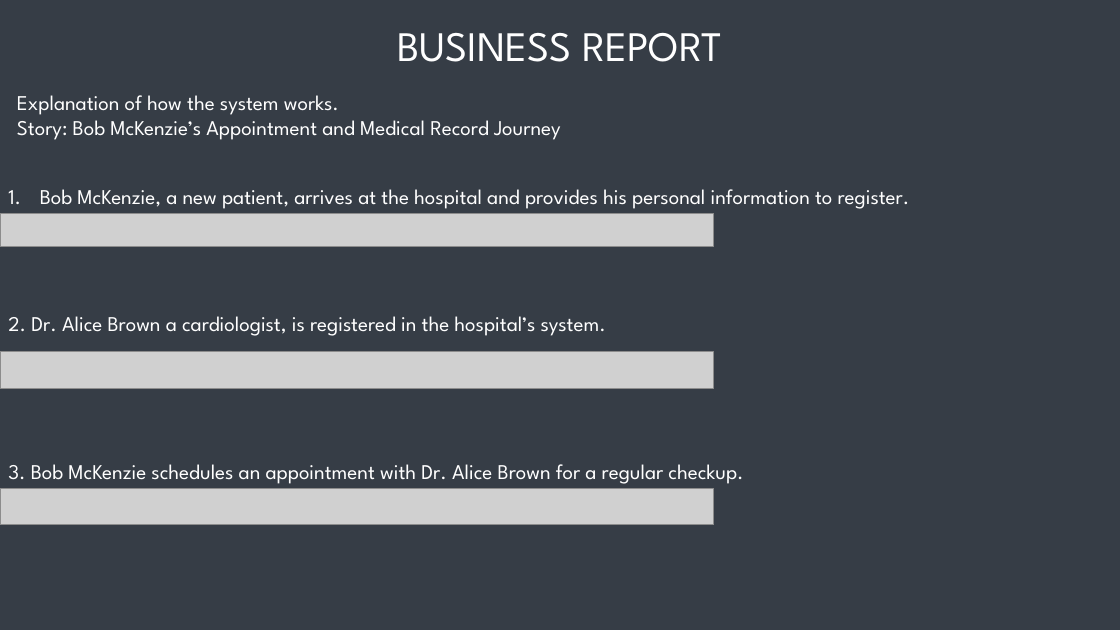
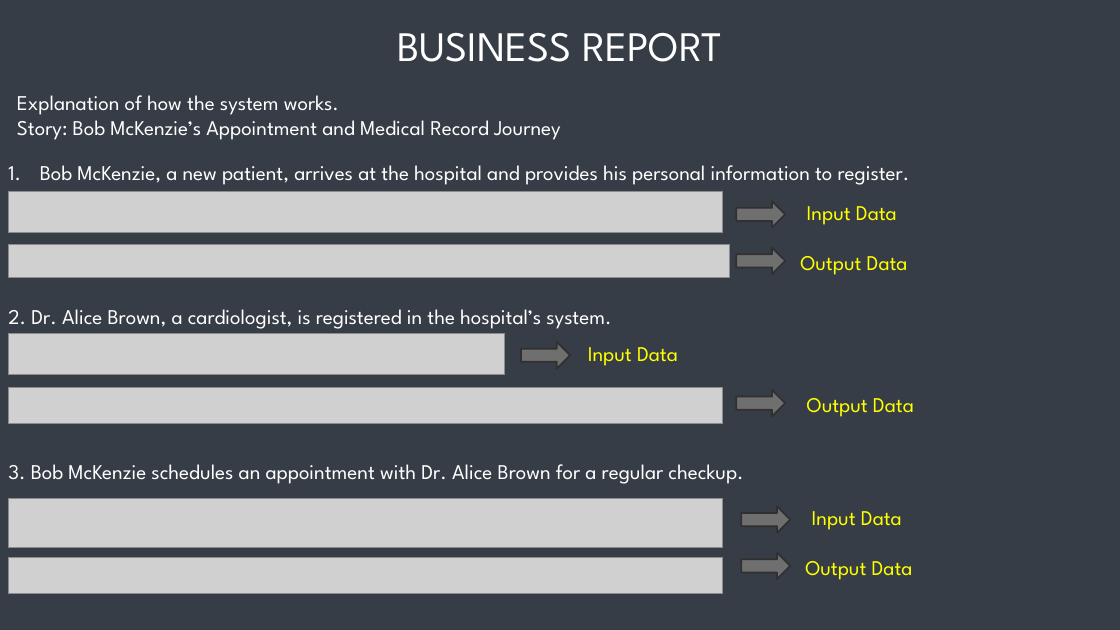
Before and after one commit to RenanAQ/DBS211-Final, a slide deck: slide 6 of DBS211_Presentation_Group4.pptx. Drawn at 1120x630 pixels with LibreOffice and Linux fonts; fonts in the diff are those of the drawing; grey boxes stand for pictures. Boxes give left, top, right and bottom in pixels: in the first picture for what was removed or moved away, otherwise in the second. Text is boxed around its words. In the diff, an @@ line names an element or a change of style, - is before the commit and + after.

```diff
--- a/DBS211_Presentation_Group4.pptx
+++ b/DBS211_Presentation_Group4.pptx
@@ text "Bob McKenzie, a new patient, ...": place and size @@
-text "Bob McKenzie, a new patient, ..." at bbox=[40, 189, 910, 209]
+text "Bob McKenzie, a new patient, ..." at bbox=[40, 165, 910, 185]
@@ picture: place and size @@
-picture at bbox=[0, 213, 714, 246]
+picture at bbox=[8, 245, 729, 277]
@@ group added at bbox=[8, 192, 908, 275]: 2 texts, 2 right arrows, 1 picture @@
+Input Data
+Output Data
@@ text at bbox=[8, 309, 611, 329]: text changed @@
-2. Dr. Alice Brown a cardiologist, is registered in the hospital’s system.
+2. Dr. Alice Brown, a cardiologist, is registered in the hospital’s system.
@@ picture: place and size @@
-picture at bbox=[0, 352, 714, 388]
+picture at bbox=[8, 387, 723, 423]
@@ group added at bbox=[8, 334, 914, 417]: 2 texts, 2 right arrows, 1 picture @@
+Input Data
+Output Data
@@ picture added at bbox=[8, 499, 723, 548] @@
@@ right arrow added at bbox=[741, 507, 790, 533], fill #6F6F6F, outline #313131 1.5 pt @@
@@ text added at bbox=[812, 511, 902, 530], 18 pt, text #FFFF00 @@
+Input Data
@@ picture: place and size @@
-picture at bbox=[0, 489, 714, 525]
+picture at bbox=[8, 558, 723, 594]
@@ right arrow added at bbox=[741, 553, 790, 579], fill #6F6F6F, outline #313131 1.5 pt @@
@@ text added at bbox=[805, 561, 913, 580], 18 pt, text #FFFF00 @@
+Output Data
```
Also in this commit, not shown: 3 other slides changed, 5 other files.
